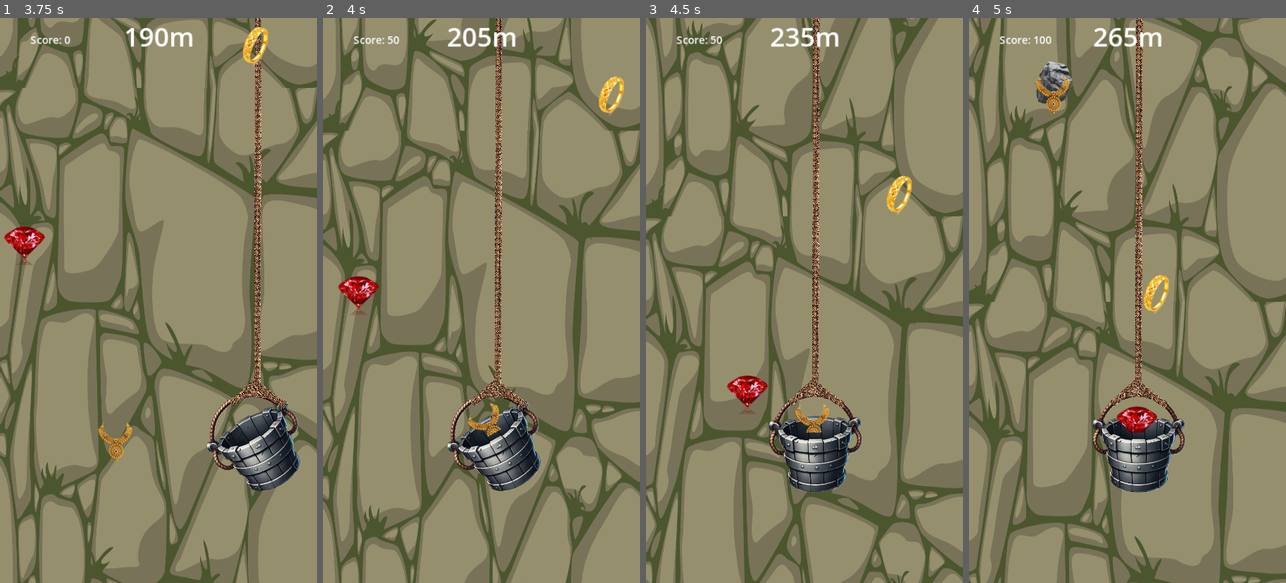
Above: before the commit, frames 1-4 (left to right).
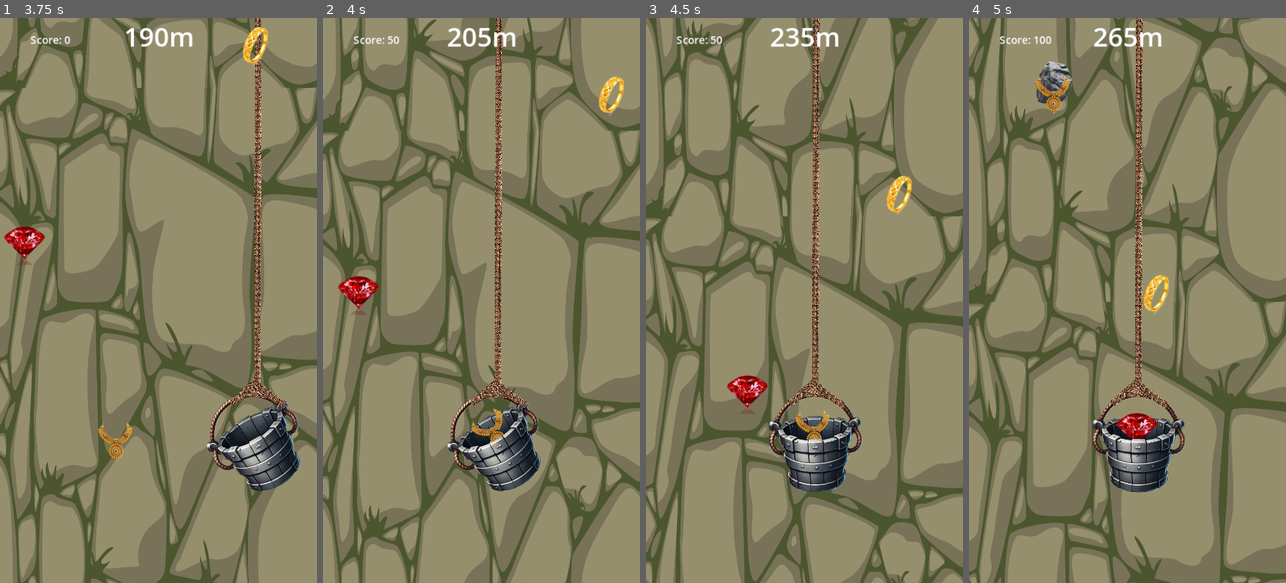
Above: after the commit, the same moments.

Repository: RehmahMuneeb/WWC
Game: Godot game, scene res://scenes/main.tscn
Same seed, same stepped clock (60 frames per second), same inputs: the game is played once before the commit and once after it.
Inputs (mouse positions are in pixels of both pictures, inside the frame that each line leads up to):
- Up to frame 1 (3.75 s): click "Play" at 0.5 s; move the mouse to (228, 272) at 1.27 s; click (228, 272) at 1.42 s; drag from (95, 328) to (171, 470) at 2.02 s; move the mouse to (190, 176) at 2.77 s; click (190, 176) at 2.92 s; drag from (142, 413) to (63, 215) at 3.52 s
- Up to frame 2 (4 s): no input
- Up to frame 3 (4.5 s): move the mouse to (899, 385) at 4.27 s; click (899, 385) at 4.42 s
- Up to frame 4 (5 s): no input

Frame 1 is identical in both runs. In frame 2, 0.3% of the frame differs, in the area x 45-58%, y 68-76%; in frame 3, 0.3%; in frame 4, 0.5%, in the area x 46-60%, y 68-75%.

Commit message:
jewel shade

Diff:
--- a/scripts/bucket.gd
+++ b/scripts/bucket.gd
@@ -69,8 +69,9 @@
 		# Add the new Sprite2D to the JewelContainer
 		jewel_container.add_child(new_jewel_sprite)
 
-		# Position the jewel so that only the top 70% is visible
-		new_jewel_sprite.position = Vector2(0, -jewel_texture.get_height() * 0.3)  # Adjust for 30% clipping
+		# Position the jewel a little lower (adjust the offset as needed)
+		var offset = 10  # Adjust this value to move the jewels lower
+		new_jewel_sprite.position = Vector2(0, -jewel_texture.get_height() * 0.3 + offset)
 
 		# Remove the original jewel node from the scene
 		body.queue_free()
